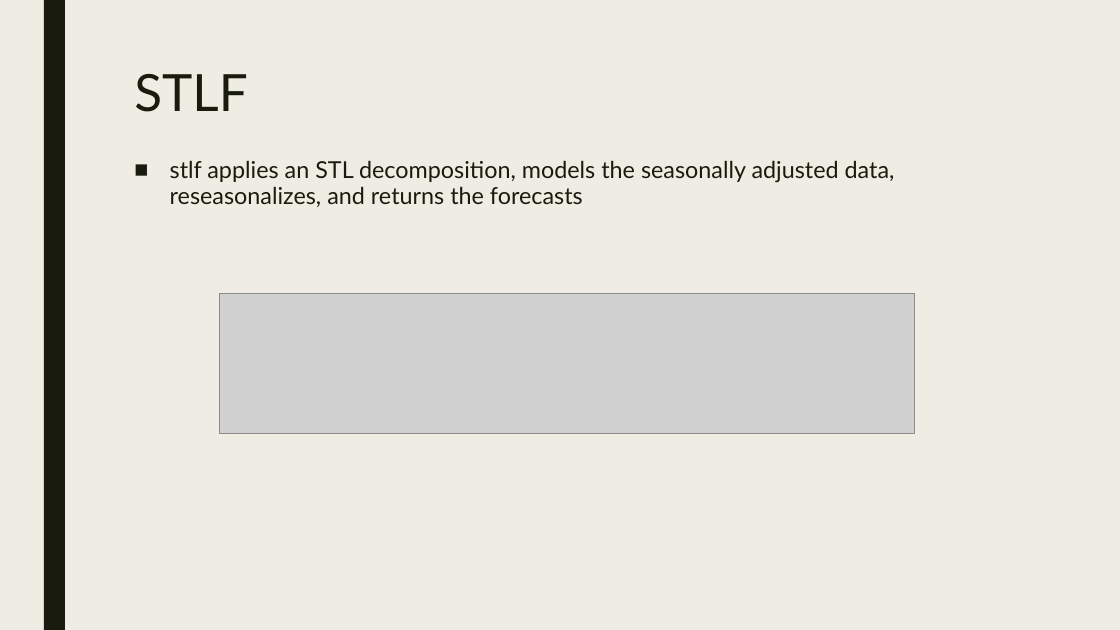
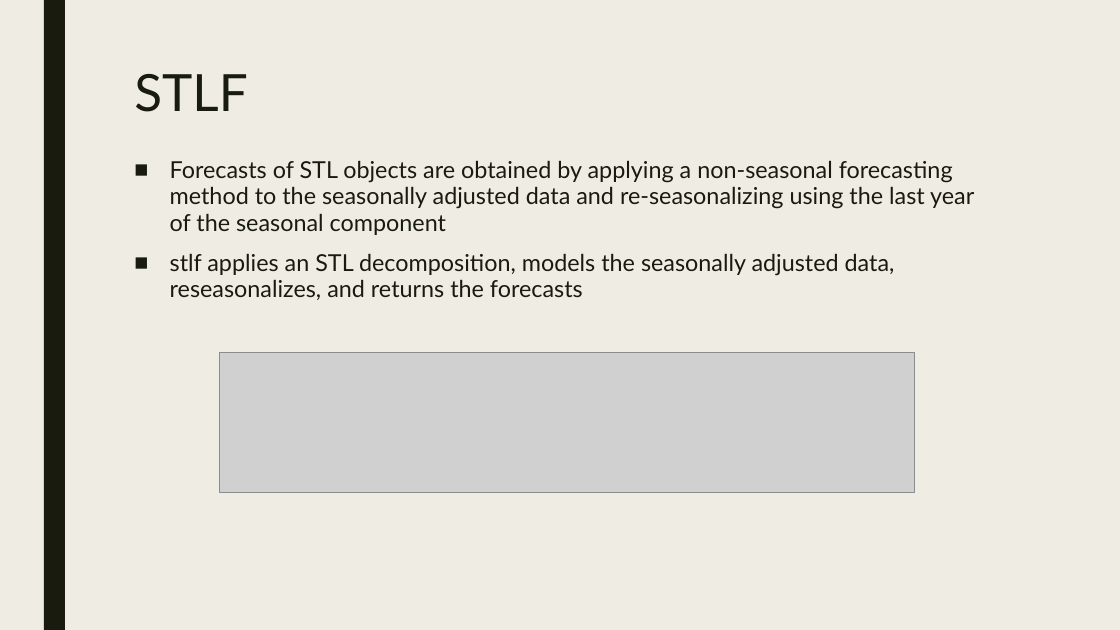
Before and after one commit to nycdatasci/bootcamp005_project, a slide deck: slide 12 of Project5-Capstone/Walmart/Walmart.pptx. Drawn at 1120x630 pixels with LibreOffice and Linux fonts; fonts in the diff are those of the drawing; grey boxes stand for pictures. Boxes give left, top, right and bottom in pixels: in the first picture for what was removed or moved away, otherwise in the second. Text is boxed around its words. In the diff, an @@ line names an element or a change of style, - is before the commit and + after.

Commit message:
presentation

```diff
--- a/Project5-Capstone/Walmart/Walmart.pptx
+++ b/Project5-Capstone/Walmart/Walmart.pptx
@@ text at box(170, 160, 974, 235): paragraph added @@
+■ Forecasts of STL objects are obtained by applying a non-seasonal forecasting method to the seasonally adjusted data and re-seasonalizing using the last year of the seasonal component
@@ picture: place and size @@
-picture at box(219, 294, 915, 434)
+picture at box(219, 353, 915, 493)
```
